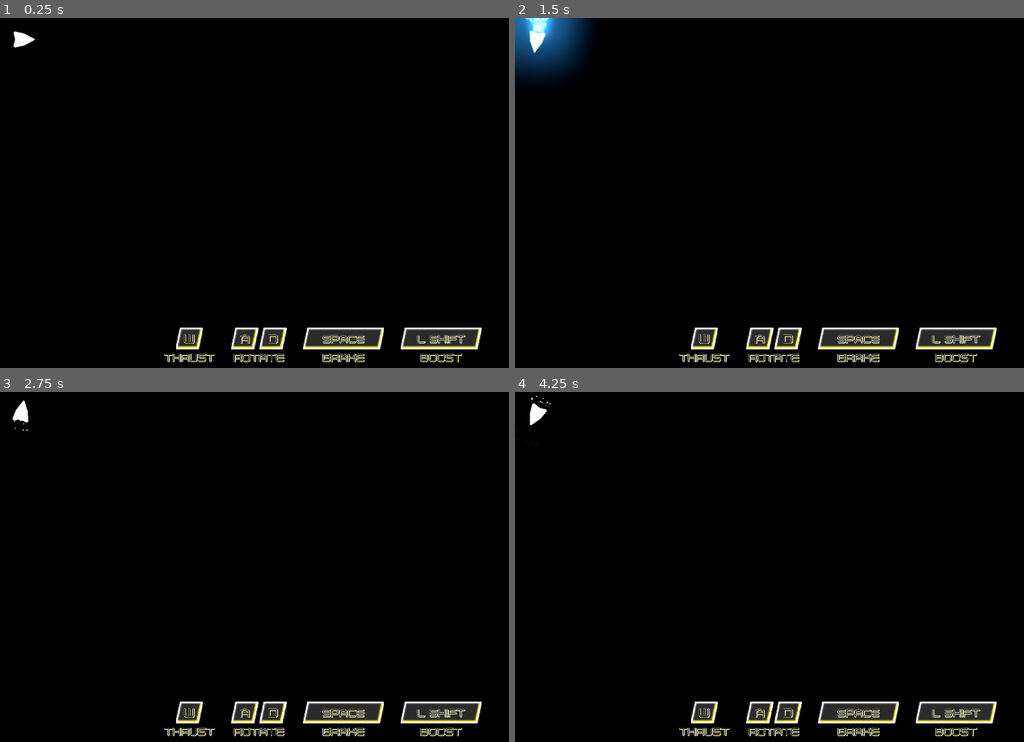
Above: before the commit, frames 1-4 (two rows, left to right).
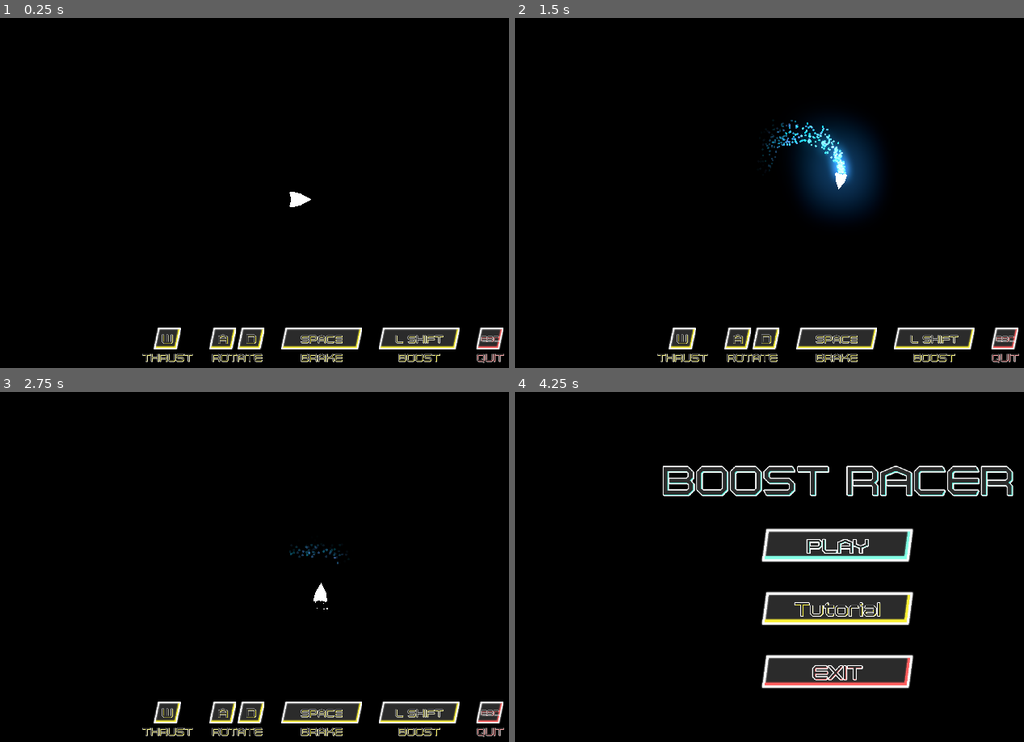
Above: after the commit, the same moments.

Repository: Insta-x/boost-racer
Game: Godot game, scene res://Src/SampleWorld.tscn
The game is run twice, just before and just after one commit, with the same random seed, the same clock (stepped at 60 frames per second) and the same inputs. This scene is started directly instead of the project's main scene.
Inputs:
- Up to frame 1 (0.25 s): no input
- Up to frame 2 (1.5 s): tap Enter at 0.5 s; hold D (turn_right) 0.53-1.28 s; hold Shift (boost) 0.53-1.28 s; hold Space (brake) from 1.28 s (still down); tap Shift (boost) at 1.35 s
- Up to frame 3 (2.75 s): release Space (brake) at 2.03 s; hold D (turn_right) from 2.03 s (still down); hold Shift (boost) from 2.03 s (still down)
- Up to frame 4 (4.25 s): release D (turn_right) at 2.78 s; release Shift (boost) at 2.78 s; hold W (thrust) 2.78-3.53 s; tap Shift (boost) at 2.85 s; tap Space (brake) at 3.5 s; hold A (turn_left) from 3.53 s (still down); hold Shift (boost) from 3.53 s (still down); tap Escape (ui_cancel) at 4.15 s

The runs differ from the first frame. In frame 1, 4.3% of the frame differs, in the area x 2-100%, y 3-99%; in frame 2, 10%; in frame 3, 4.4%; in frame 4, 16%, in the area x 0-98%, y 0-99%.

Commit message:
update tutoria

Diff:
--- a/Src/Game.tscn
+++ b/Src/Game.tscn
@@ -39,7 +39,7 @@
 [node name="Position2D21" parent="GameWorld/PathFinder/Nodes" index="96"]
 position = Vector2( 3081, 8728 )
 
-[node name="Camera2D" parent="GameWorld/PathFinder/EnemyRacer" index="13"]
+[node name="Camera2D" parent="GameWorld/PathFinder/EnemyRacer" index="12"]
 current = false
 
 [node name="Line2D9" parent="GameWorld/Lines" index="14"]
@@ -57,13 +57,9 @@
 [node name="Line2D17" parent="GameWorld/Lines" index="18"]
 default_color = Color( 1.7, 0.14, 1.38, 1 )
 
-[node name="Camera2D" parent="GameWorld/PlayerRacer" index="8"]
-current = false
-
 [node name="GameCamera" parent="." instance=ExtResource( 9 )]
 position = Vector2( -192, 9216 )
 current = true
-debug_full_map = true
 following = NodePath("../GameWorld/PlayerRacer")
 
 [node name="WorldEnvironment" type="WorldEnvironment" parent="."]
--- /dev/null
+++ b/Src/SampleWorld.gd
@@ -0,0 +1,8 @@
+extends Node2D
+
+func _ready():
+	GlobalSignal.emit_signal("game_start")
+
+func _input(event):
+	if (event.is_action_pressed("ui_cancel")):
+		get_tree().change_scene("res://Src/UI/Menu.tscn")
--- a/Src/SampleWorld.tscn
+++ b/Src/SampleWorld.tscn
@@ -1,10 +1,14 @@
-[gd_scene load_steps=4 format=2]
+[gd_scene load_steps=7 format=2]
 
 [ext_resource path="res://Src/Racer/PlayerRacer.tscn" type="PackedScene" id=1]
+[ext_resource path="res://Src/SampleWorld.gd" type="Script" id=2]
+[ext_resource path="res://Src/GameCamera.tscn" type="PackedScene" id=3]
+[ext_resource path="res://Assets/Sound/tutorial_music.mp3" type="AudioStream" id=4]
 [ext_resource path="res://Assets/game_world.tres" type="Environment" id=5]
 [ext_resource path="res://Src/UI/TutorialUI.tscn" type="PackedScene" id=6]
 
 [node name="SampleWorld" type="Node2D"]
+script = ExtResource( 2 )
 
 [node name="OuterWall" type="StaticBody2D" parent="."]
 
@@ -52,6 +56,14 @@
 [node name="WorldEnvironment" type="WorldEnvironment" parent="."]
 environment = ExtResource( 5 )
 
+[node name="GameCamera" parent="." instance=ExtResource( 3 )]
+current = true
+following = NodePath("../PlayerRacer")
+
 [node name="CanvasLayer" type="CanvasLayer" parent="."]
 
 [node name="TutorialUI" parent="CanvasLayer" instance=ExtResource( 6 )]
+
+[node name="BGM" type="AudioStreamPlayer" parent="."]
+stream = ExtResource( 4 )
+autoplay = true
--- a/Src/UI/Menu.gd
+++ b/Src/UI/Menu.gd
@@ -1,7 +1,7 @@
 extends Control
 
 func _on_PlayButton_pressed():
-	get_tree().change_scene("res://Src/GameWorld.tscn")
+	get_tree().change_scene("res://Src/Game.tscn")
 
 
 func _on_ExitButton_pressed():
--- a/Src/UI/TutorialUI.tscn
+++ b/Src/UI/TutorialUI.tscn
@@ -1,8 +1,9 @@
-[gd_scene load_steps=6 format=2]
+[gd_scene load_steps=9 format=2]
 
 [ext_resource path="res://Assets/Font/Polentical Neon Regular.ttf" type="DynamicFontData" id=1]
 [ext_resource path="res://Assets/Art/tutor-key-space.png" type="Texture" id=2]
 [ext_resource path="res://Assets/Art/tutor-key.png" type="Texture" id=3]
+[ext_resource path="res://Assets/Art/tutor-key-red.png" type="Texture" id=4]
 
 [sub_resource type="DynamicFont" id=2]
 size = 36
@@ -11,6 +12,17 @@
 font_data = ExtResource( 1 )
 
 [sub_resource type="DynamicFont" id=1]
+size = 30
+outline_size = 1
+font_data = ExtResource( 1 )
+
+[sub_resource type="DynamicFont" id=3]
+size = 22
+outline_size = 1
+outline_color = Color( 0.988235, 0.988235, 0.988235, 1 )
+font_data = ExtResource( 1 )
+
+[sub_resource type="DynamicFont" id=4]
 size = 30
 outline_size = 1
 font_data = ExtResource( 1 )
@@ -20,9 +32,9 @@
 anchor_top = 1.0
 anchor_right = 0.5
 anchor_bottom = 1.0
-margin_left = -472.0
+margin_left = -537.5
 margin_top = -158.0
-margin_right = 472.0
+margin_right = 537.5
 margin_bottom = -50.0
 grow_horizontal = 2
 custom_constants/separation = 50
@@ -174,3 +186,35 @@
 text = "BOOST"
 align = 1
 valign = 1
+
+[node name="VBoxContainer5" type="VBoxContainer" parent="."]
+margin_left = 994.0
+margin_right = 1075.0
+margin_bottom = 108.0
+
+[node name="TextureRect" type="TextureRect" parent="VBoxContainer5"]
+margin_right = 80.0
+margin_bottom = 64.0
+size_flags_horizontal = 4
+texture = ExtResource( 4 )
+
+[node name="Label" type="Label" parent="VBoxContainer5/TextureRect"]
+margin_right = 80.0
+margin_bottom = 64.0
+custom_colors/font_color = Color( 0.172549, 0.172549, 0.172549, 1 )
+custom_colors/font_color_shadow = Color( 1, 0.372549, 0.372549, 1 )
+custom_fonts/font = SubResource( 3 )
+text = "ESC"
+align = 1
+valign = 1
+
+[node name="Label2" type="Label" parent="VBoxContainer5"]
+margin_top = 68.0
+margin_right = 81.0
+margin_bottom = 106.0
+custom_colors/font_color = Color( 0.172549, 0.172549, 0.172549, 1 )
+custom_colors/font_color_shadow = Color( 1, 0.372549, 0.372549, 1 )
+custom_fonts/font = SubResource( 4 )
+text = "QUIT"
+align = 1
+valign = 1
Binary file added: Assets/Art/tutor-key-red.png
Not shown, added: Assets/Art/tutor-key-red.png.import
Not shown, added: Assets/Sound/tutorial_music.mp3.import
Not shown, added: Assets/Sound/tutorial_music.mp3
